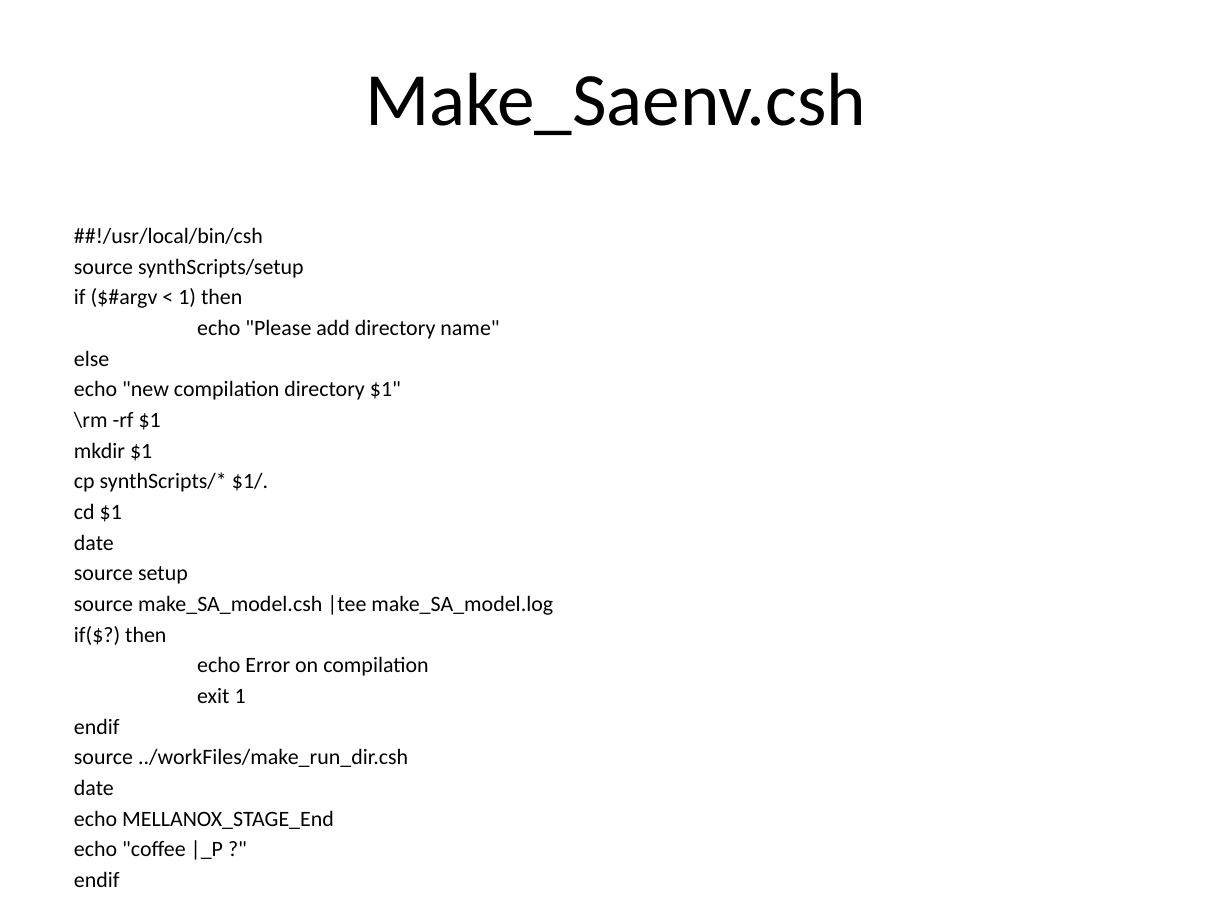
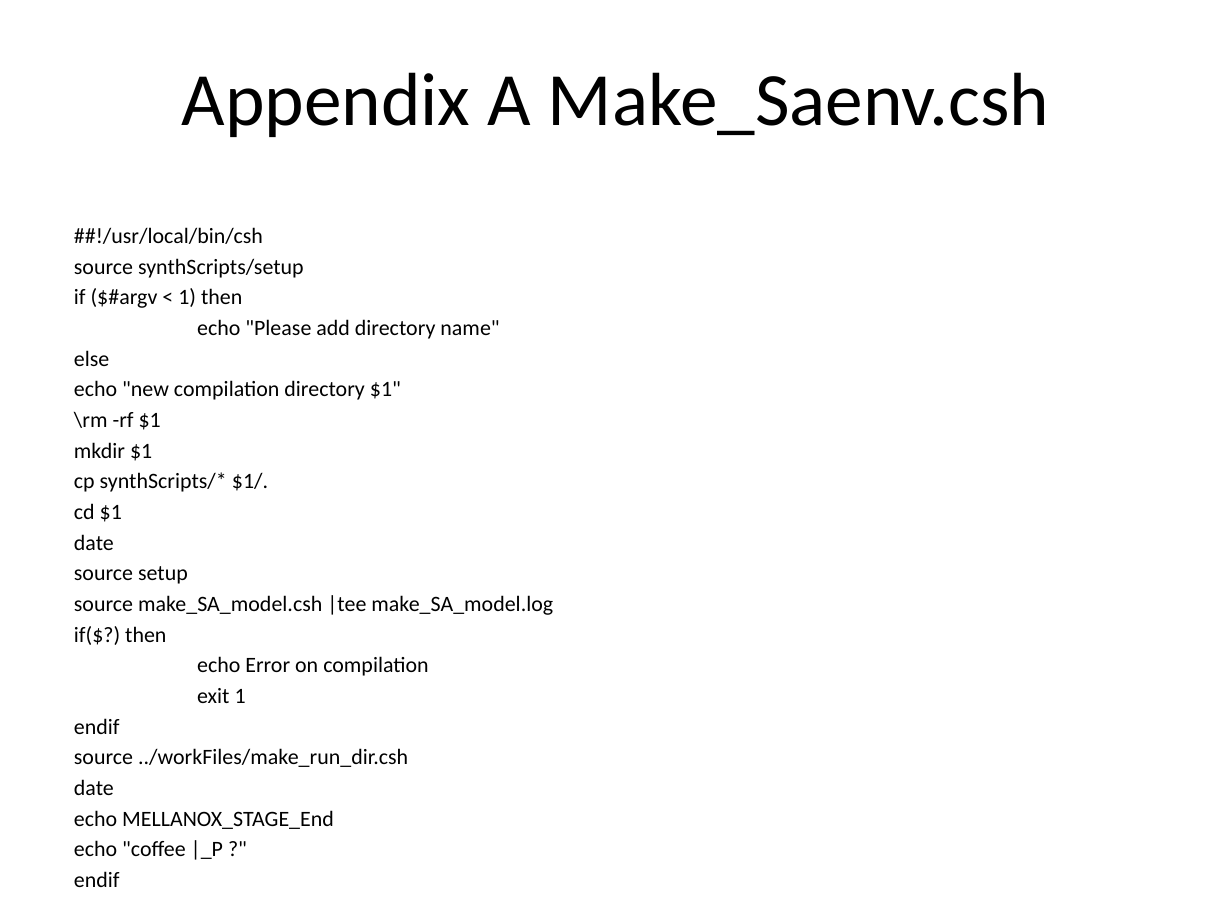
Before and after one commit to zahike/Palladium, a slide deck: slide 13 of Simulation Acceleration tutoria.pptx (slide 10 before the commit). Drawn at 1232x924 pixels with LibreOffice and Linux fonts; fonts in the diff are those of the drawing. Boxes give left, top, right and bottom in pixels: in the first picture for what was removed or moved away, otherwise in the second. Text is boxed around its words. In the diff, an @@ line names an element or a change of style, - is before the commit and + after.

```diff
--- a/Simulation Acceleration tutoria.pptx
+++ b/Simulation Acceleration tutoria.pptx
@@ title at bbox=[182, 72, 1049, 137]: text changed @@
-Make_Saenv.csh
+Appendix A Make_Saenv.csh
```
Also in this commit, not shown: 4 other slides changed, 3 slides added.
